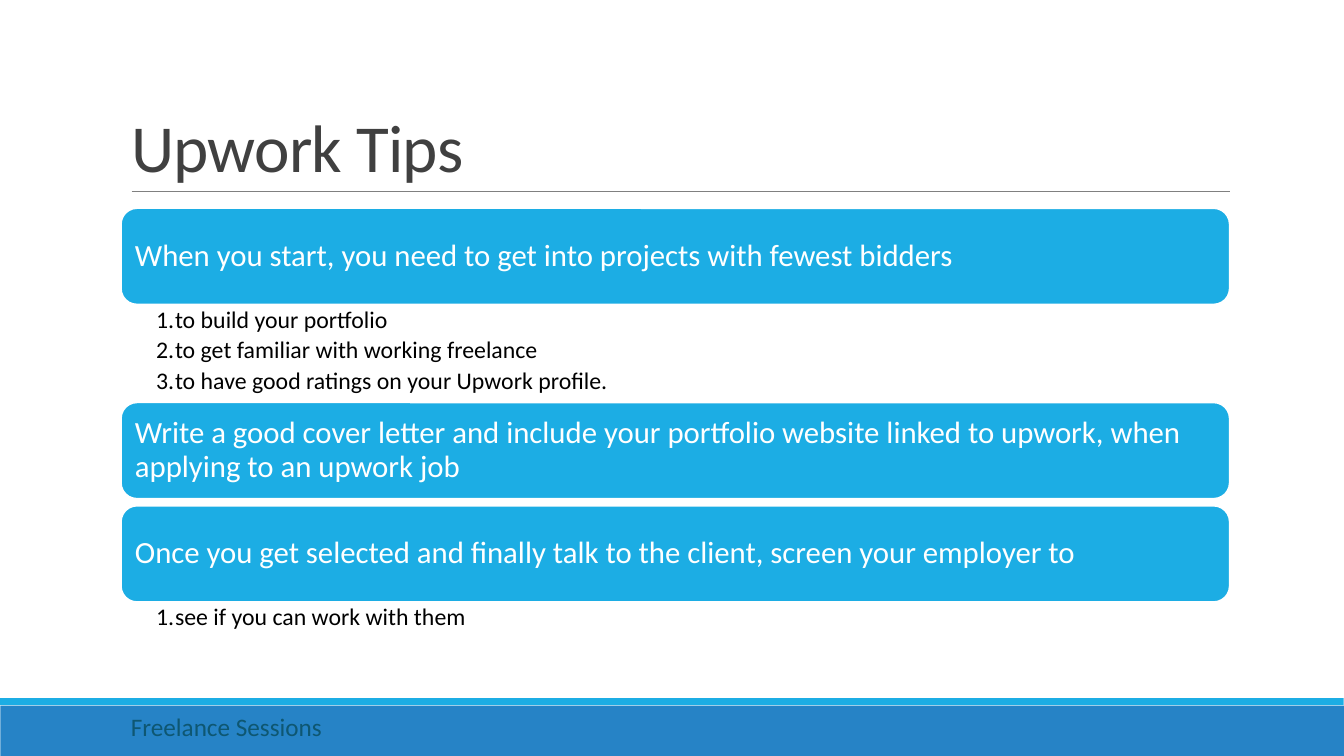
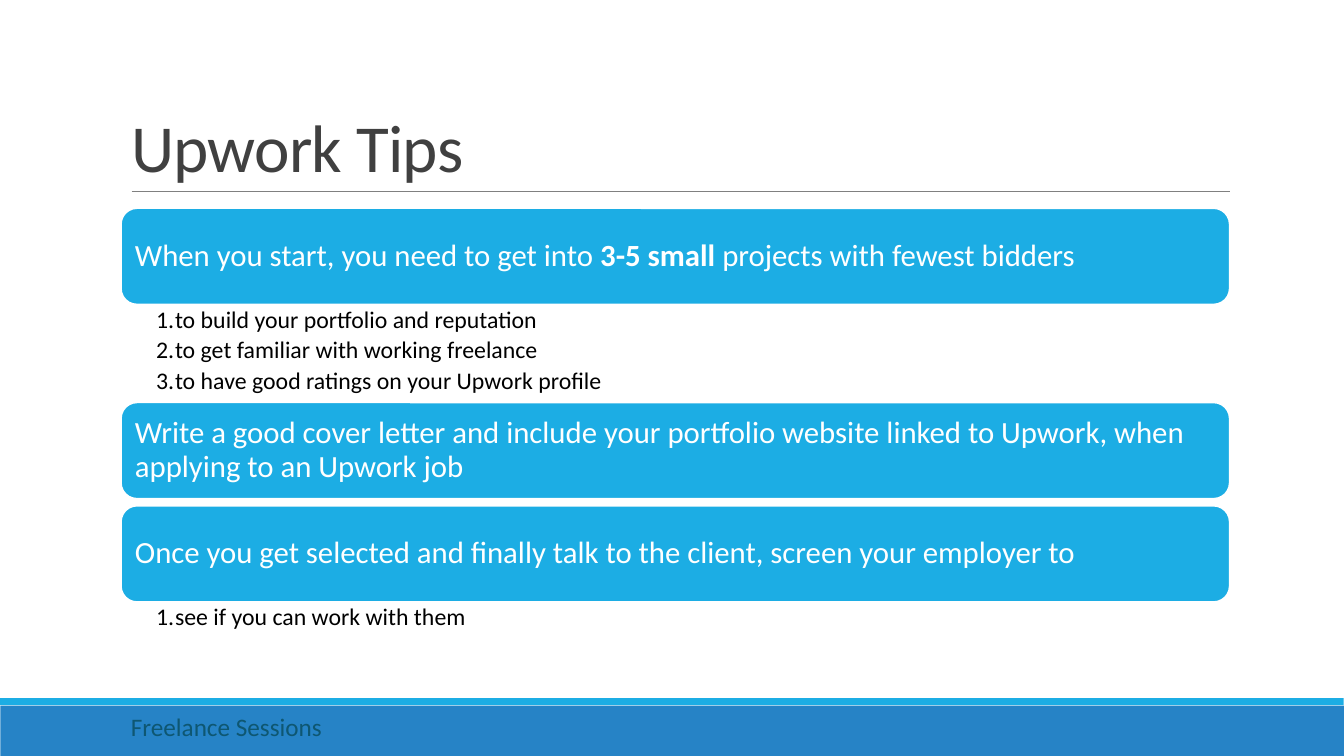
Before and after one commit to rishigujadhur1/Slides, a slide deck: slide 11 of Freelancing/Freelance Session 1 - Upwork.pptx. Drawn at 1344x756 pixels with LibreOffice and Linux fonts; fonts in the diff are those of the drawing. Boxes give left, top, right and bottom in pixels: in the first picture for what was removed or moved away, otherwise in the second. Text is boxed around its words. In the diff, an @@ line names an element or a change of style, - is before the commit and + after.

```diff
--- a/Freelancing/Freelance Session 1 - Upwork.pptx
+++ b/Freelancing/Freelance Session 1 - Upwork.pptx
@@ text at <box>135,244,1075,272</box>: text changed @@
-When you start, you need to get into projects with fewest bidders
+When you start, you need to get into 3-5 small projects with fewest bidders
@@ text at <box>156,311,537,332</box>: text changed @@
-  1. to build your portfolio
+  1. to build your portfolio and reputation
@@ text at <box>156,372,601,393</box>: text changed @@
-  3. to have good ratings on your Upwork profile.
+  3. to have good ratings on your Upwork profile
@@ text at <box>135,421,1184,483</box>: text changed @@
-Write a good cover letter and include your portfolio website linked to upwork, when applying to an upwork job
+Write a good cover letter and include your portfolio website linked to Upwork, when applying to an Upwork job
```
Also in this commit, not shown: 3 other slides changed.
